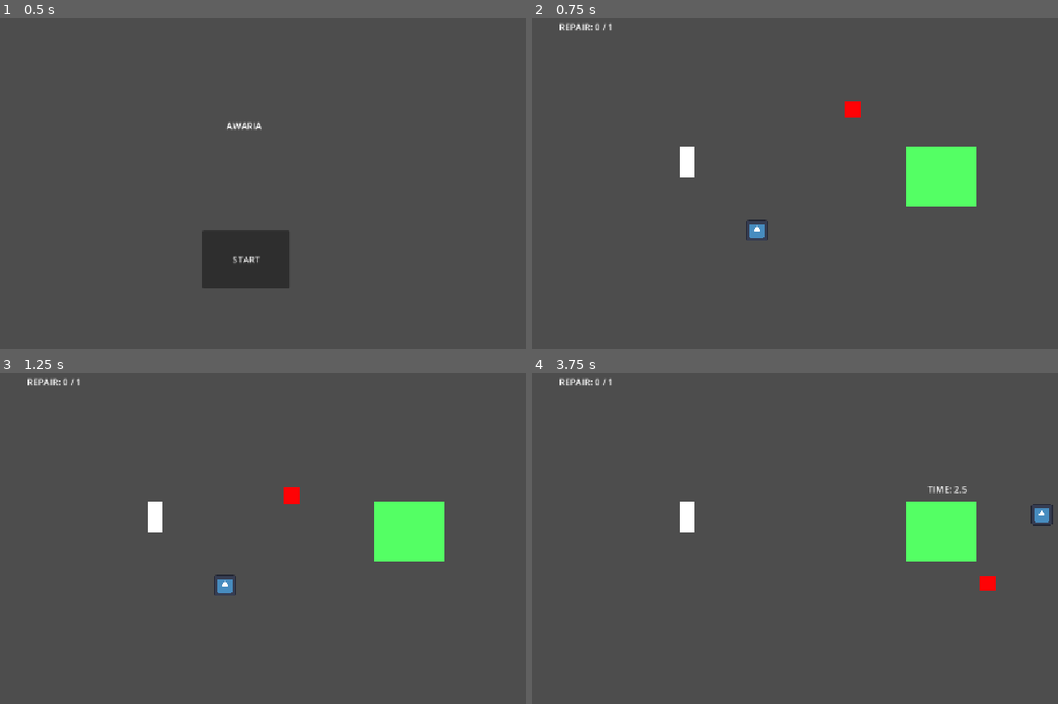
Above: before the commit, frames 1-4 (two rows, left to right).
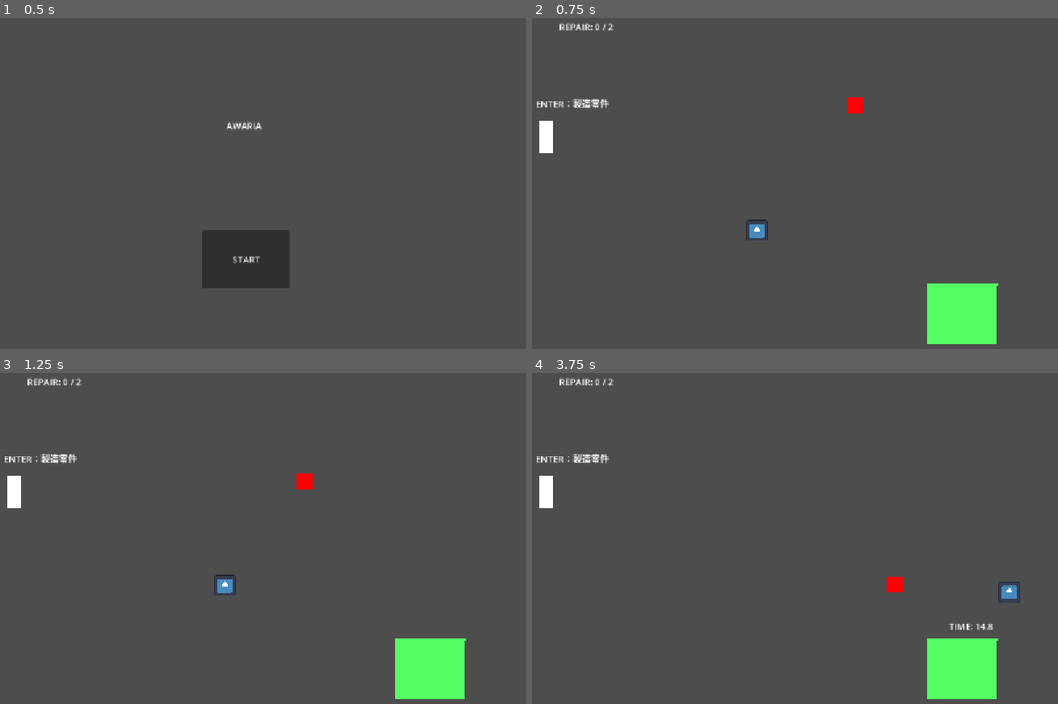
Above: after the commit, the same moments.

Repository: YYMist/Game-Design-Project
Game: Godot game, scene res://scenes/main.tscn
Two runs of this game, one before a commit and one after it. Both use one fixed random seed, a clock stepped at 60 frames per second and the inputs below. The engine's default icon, where the game draws it, is replaced by a stand-in: a white triangle on a blue panel in a dark square.
Inputs:
- Up to frame 1 (0.5 s): no input
- Up to frame 2 (0.75 s): click "START" at 0.5 s
- Up to frame 3 (1.25 s): no input
- Up to frame 4 (3.75 s): tap Enter (interact) at 1.25, 1.35, 2.1, 2.85, 3.6 s; hold D (move_right) 1.28-2.03 s; hold S (move_down) 2.03-2.78 s; hold D (move_right) 2.78-3.53 s; hold W (move_up) from 3.53 s (still down)

Frame 1 is identical in both runs. In frame 2, 5.7% of the frame differs, in the area x 0-89%, y 1-99%; in frame 3, 5.9%; in frame 4, 6.4%, in the area x 0-100%, y 1-99%.

Commit message:
Fix Enemy Collision and Add readme

Diff:
--- a/scenes/enemy.tscn
+++ b/scenes/enemy.tscn
@@ -3,7 +3,10 @@
 [ext_resource type="Script" uid="uid://fwrwp2pxxgbu" path="res://scripts/enemy.gd" id="1_7p1mj"]
 
 [sub_resource type="RectangleShape2D" id="RectangleShape2D_iak62"]
-size = Vector2(32, 27)
+size = Vector2(35, 33)
+
+[sub_resource type="RectangleShape2D" id="RectangleShape2D_g2els"]
+size = Vector2(35, 35)
 
 [node name="Enemy" type="CharacterBody2D" unique_id=1765151185]
 position = Vector2(4, 3)
@@ -12,11 +15,20 @@
 [node name="Sprite2D" type="Sprite2D" parent="." unique_id=1943322755]
 
 [node name="CollisionShape2D" type="CollisionShape2D" parent="." unique_id=1878694099]
-position = Vector2(-4, -2.5)
+position = Vector2(-4.5, -2.5)
 shape = SubResource("RectangleShape2D_iak62")
+one_way_collision = true
 
 [node name="Polygon2D" type="Polygon2D" parent="." unique_id=1866842175]
 position = Vector2(-45.999992, -34)
 scale = Vector2(0.19441503, 0.24740134)
 color = Color(1, 0.007843138, 0.019607844, 1)
 polygon = PackedVector2Array(137, 70, 137, 185, 287, 186, 287, 71)
+
+[node name="HitArea" type="Area2D" parent="." unique_id=66824526]
+
+[node name="CollisionShape2D" type="CollisionShape2D" parent="HitArea" unique_id=1075096858]
+position = Vector2(-4.5, -2.5)
+shape = SubResource("RectangleShape2D_g2els")
+
+[connection signal="body_entered" from="HitArea" to="." method="_on_hit_area_body_entered"]
--- a/scenes/item.tscn
+++ b/scenes/item.tscn
@@ -3,7 +3,7 @@
 [ext_resource type="Script" uid="uid://qihg70lcpv6b" path="res://scripts/item.gd" id="1_tnite"]
 
 [sub_resource type="RectangleShape2D" id="RectangleShape2D_b764d"]
-size = Vector2(18, 15)
+size = Vector2(71, 65)
 
 [node name="Item" type="Area2D" unique_id=2131852903]
 script = ExtResource("1_tnite")
@@ -11,7 +11,7 @@
 [node name="Sprite2D" type="Sprite2D" parent="." unique_id=1954200979]
 
 [node name="CollisionShape2D" type="CollisionShape2D" parent="." unique_id=1601391074]
-position = Vector2(0, -0.5)
+position = Vector2(1.5, -0.5)
 shape = SubResource("RectangleShape2D_b764d")
 
 [node name="Polygon2D" type="Polygon2D" parent="." unique_id=1597765013]
--- a/scenes/item_maker.tscn
+++ b/scenes/item_maker.tscn
@@ -29,8 +29,10 @@
 shape = SubResource("RectangleShape2D_i2efx")
 
 [node name="Label" type="Label" parent="." unique_id=880454900]
-offset_right = 40.0
-offset_bottom = 23.0
+offset_left = -17.0
+offset_top = -74.0
+offset_right = 23.0
+offset_bottom = -51.0
 metadata/_edit_use_anchors_ = true
 
 [node name="Timer" type="Timer" parent="." unique_id=463851226]
--- a/scenes/level1.tscn
+++ b/scenes/level1.tscn
@@ -12,11 +12,11 @@
 script = ExtResource("1_6sh32")
 
 [node name="ItemMaker_Gear" parent="." unique_id=330723769 instance=ExtResource("2_ejswk")]
-position = Vector2(379, 308)
+position = Vector2(127, 263)
 item_scene = ExtResource("3_bbk5w")
 
 [node name="Machine" parent="." unique_id=1009840541 instance=ExtResource("4_conm7")]
-position = Vector2(832, 332)
+position = Vector2(870, 576)
 
 [node name="Player" parent="." unique_id=2124530917 instance=ExtResource("5_d3jkd")]
 position = Vector2(496, 419)
--- a/scenes/player.tscn
+++ b/scenes/player.tscn
@@ -4,16 +4,15 @@
 [ext_resource type="Texture2D" uid="uid://rln3lrhucw4c" path="res://icon.svg" id="2_qhqgy"]
 
 [sub_resource type="RectangleShape2D" id="RectangleShape2D_1bvp3"]
-size = Vector2(36, 36)
+size = Vector2(44, 39)
 
 [node name="Player" type="CharacterBody2D" unique_id=2124530917]
 script = ExtResource("1_g2els")
 
 [node name="CollisionShape2D" type="CollisionShape2D" parent="." unique_id=344665296]
-position = Vector2(8, 8)
+position = Vector2(8, 8.5)
 shape = SubResource("RectangleShape2D_1bvp3")
 one_way_collision = true
-one_way_collision_margin = 10.5
 
 [node name="Sprite2D" type="Sprite2D" parent="." unique_id=798661888]
 position = Vector2(8.500001, 8.249996)
--- a/scripts/enemy.gd
+++ b/scripts/enemy.gd
@@ -11,7 +11,7 @@
 # Movement
 # =========================
 
-@export var move_speed: float = 150.0
+@export var move_speed: float = 100.0
 
 
 # =========================
@@ -52,17 +52,9 @@
 
 	move_and_slide()
 
-	check_player_collision()
-
 # =========================
-# Collision
+# Player Detection
 # =========================
-
-func check_player_collision() -> void:
-	for i in get_slide_collision_count():
-		var collision := get_slide_collision(i)
-		var body := collision.get_collider()
-
-		if body == target:
-			player_hit.emit()
-			return
+func _on_hit_area_body_entered(body: Node2D) -> void:
+	if body.is_in_group("player"):
+		player_hit.emit()
--- a/scripts/item_maker.gd
+++ b/scripts/item_maker.gd
@@ -73,7 +73,17 @@
 # =========================
 
 func update_prompt() -> void:
-	pass
+	label.visible = true
+
+	match state:
+		State.IDLE:
+			label.text = "ENTER：製造零件"
+
+		State.MAKING:
+			label.text = "製造中..."
+
+		State.ITEM_READY:
+			label.text = "零件已完成"
 
 
 # =========================
--- a/scripts/level1.gd
+++ b/scripts/level1.gd
@@ -15,10 +15,10 @@
 # =========================
 
 @export var min_break_time: float = 2.0
-@export var max_break_time: float = 4.0
-@export var repair_deadline: float = 3.0
+@export var max_break_time: float = 5.0
+@export var repair_deadline: float = 15.0
 
-var max_repairs: int = 1
+var max_repairs: int = 2
 
 
 # =========================
--- a/scripts/machine.gd
+++ b/scripts/machine.gd
@@ -60,10 +60,10 @@
 
 func update_prompt() -> void:
 	if state != State.BROKEN:
+		time_label.visible = false
 		return
 
 	time_label.visible = true
-
 
 	match state:
 		State.WORKING:
--- a/scripts/player.gd
+++ b/scripts/player.gd
@@ -6,7 +6,7 @@
 # Movement
 # =========================
 
-@export var move_speed: float = 1000.0
+@export var move_speed: float = 300.0
 
 
 # =========================
Not shown, added: readme.md
